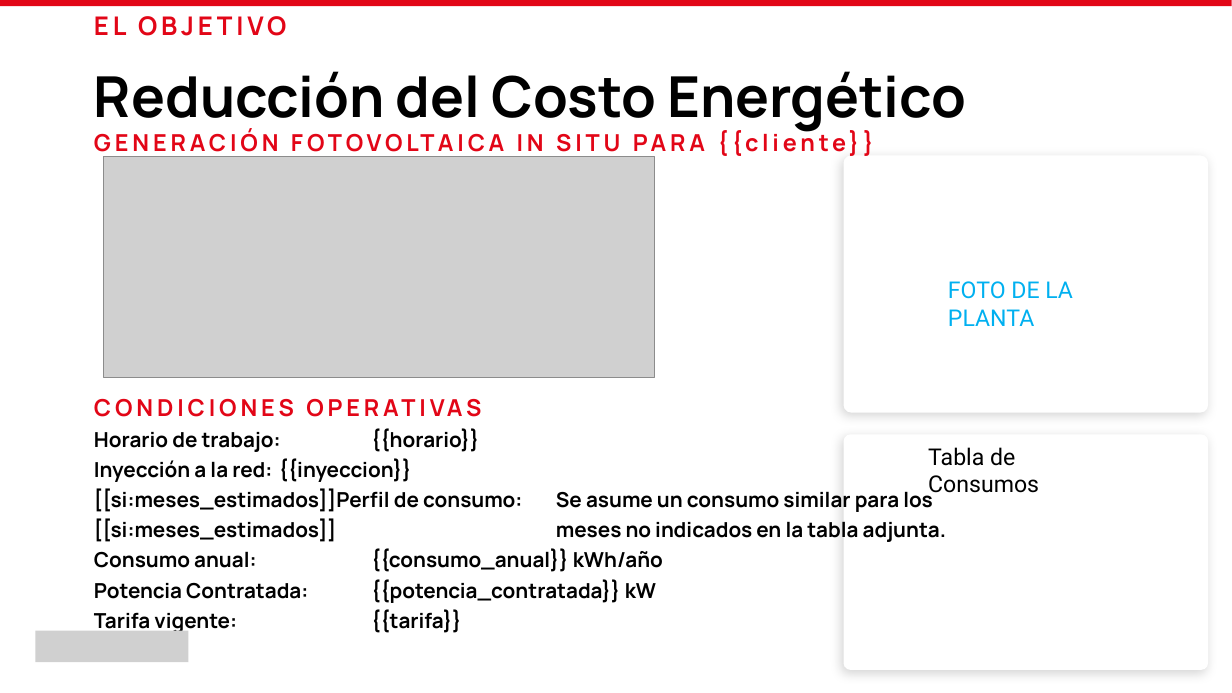
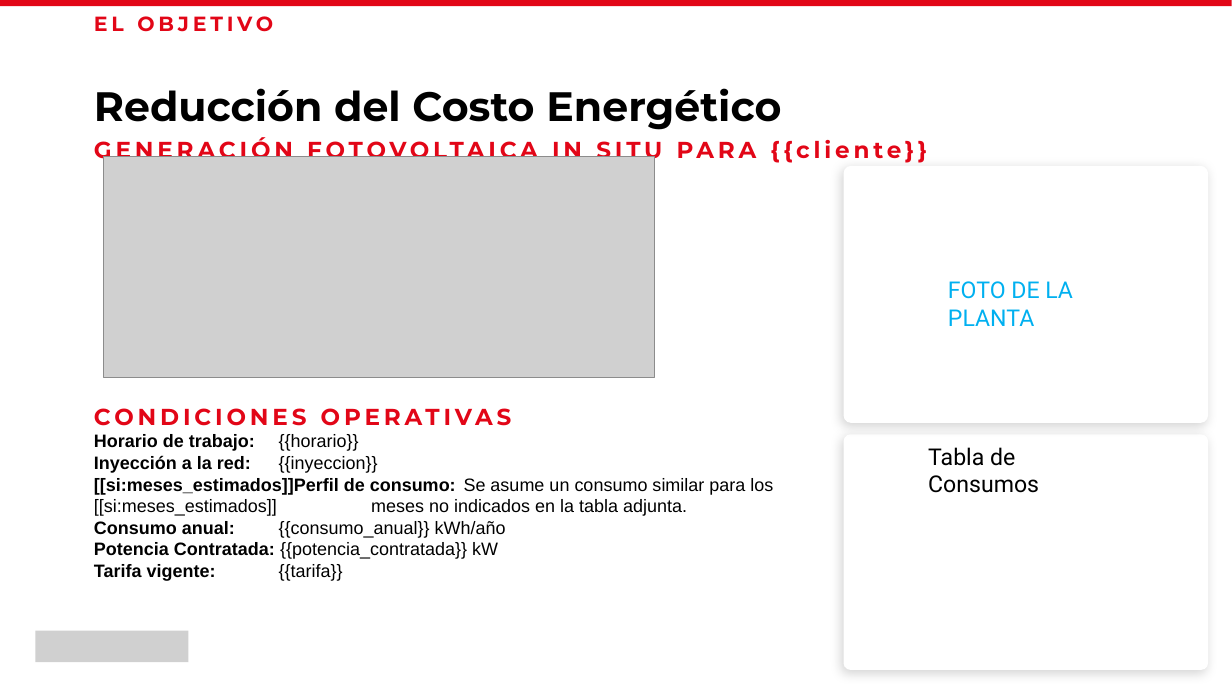
Before and after one commit to stchigel/estudio-de-prefactibilidad-dynamic, a slide deck: slide 2 of backend/exportes/plantillas/prefactibilidad.pptx. Drawn at 1232x693 pixels with LibreOffice and Linux fonts; fonts in the diff are those of the drawing; grey boxes stand for pictures. Boxes give left, top, right and bottom in pixels: in the first picture for what was removed or moved away, otherwise in the second. Text is boxed around its words. In the diff, an @@ line names an element or a change of style, - is before the commit and + after.

```diff
--- a/backend/exportes/plantillas/prefactibilidad.pptx
+++ b/backend/exportes/plantillas/prefactibilidad.pptx
@@ title "EL OBJETIVO Reducción del Costo ..." at (94,16,781,130): size 20 to 16 pt in "EL OBJETIVO"; size 44 to 32 pt in "Reducción del Costo Energético"; font Manrope to Montserrat @@
@@ text "GENERACIÓN FOTOVOLTAICA IN SITU PARA ..." at (94,408,773,581): size 18.2 to 18 pt, font Manrope to Montserrat in "GENERACIÓN FOTOVOLTAICA IN SITU PARA {{cliente}}", "CONDICIONES OPERATIVAS"; size 16.1 to 14 pt, font Manrope to Arial in "Horario de trabajo: {{horario}}", "Inyección a la red: {{inyeccion}}", "[[si:meses_estimados]]Perfil de consumo: Se asume un consumo ...", "[[si:meses_estimados]] meses no indicados en la tabla ..." and 3 more places; bold off in "{{horario}}", "{{inyeccion}}", "Se asume un consumo similar para los", "[[si:meses_estimados]] meses no indicados en la tabla ..." and 3 more places; line spacing 0.7 to 1; less space between paragraphs @@
@@ rounded rectangle: place and size @@
-rounded rectangle at (844,155,1209,412)
+rounded rectangle at (844,165,1209,422)
```
Also in this commit, not shown: 15 other slides changed, 3 other files.
